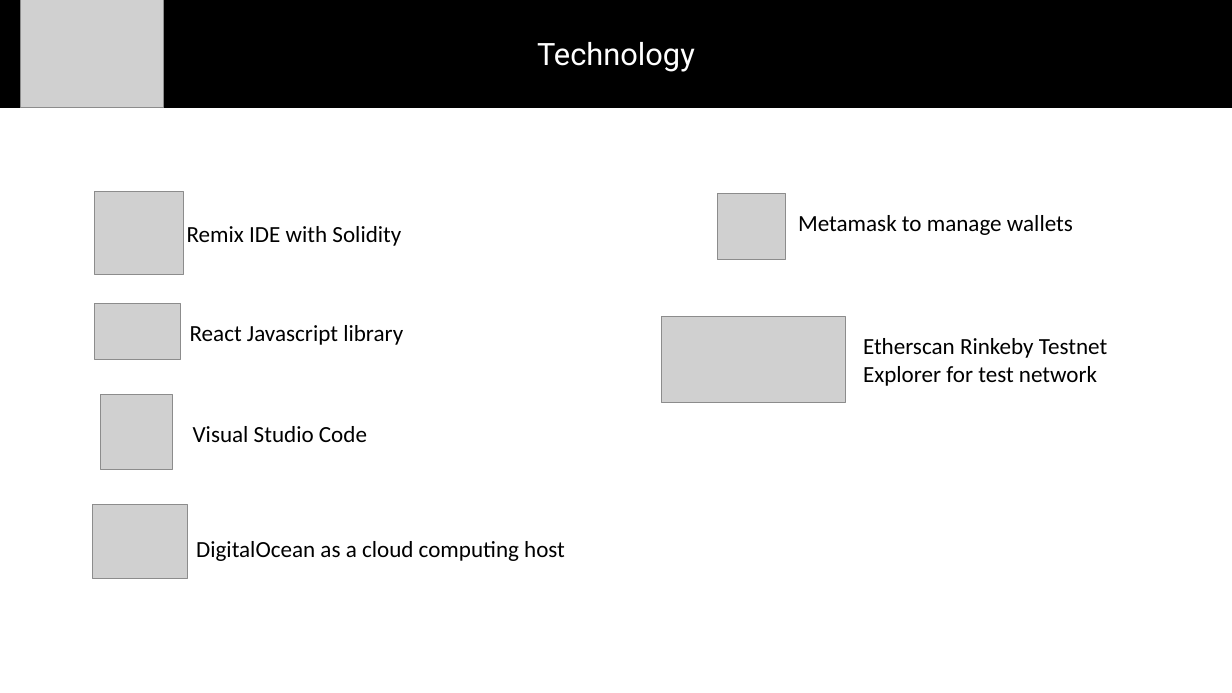
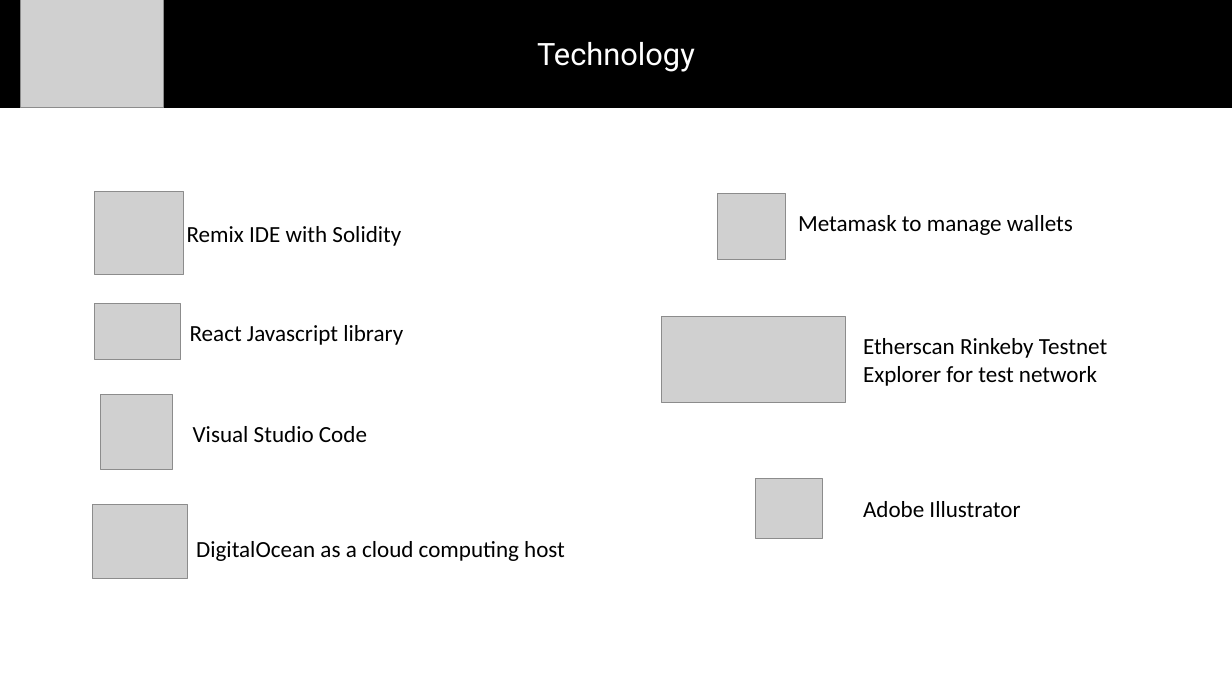
Before and after one commit to justcb/orderandchaos, a slide deck: slide 12 of 20220601_OAC_Presentation_for_demo.pptx. Drawn at 1232x693 pixels with LibreOffice and Linux fonts; fonts in the diff are those of the drawing; grey boxes stand for pictures. Boxes give left, top, right and bottom in pixels: in the first picture for what was removed or moved away, otherwise in the second. Text is boxed around its words. In the diff, an @@ line names an element or a change of style, - is before the commit and + after.

```diff
--- a/20220601_OAC_Presentation_for_demo.pptx
+++ b/20220601_OAC_Presentation_for_demo.pptx
@@ picture added at [756, 478, 823, 538] @@
@@ text added at [863, 501, 1020, 517], 18 pt, text #000000 @@
+Adobe Illustrator
```
Also in this commit, not shown: 1 other slide changed.
